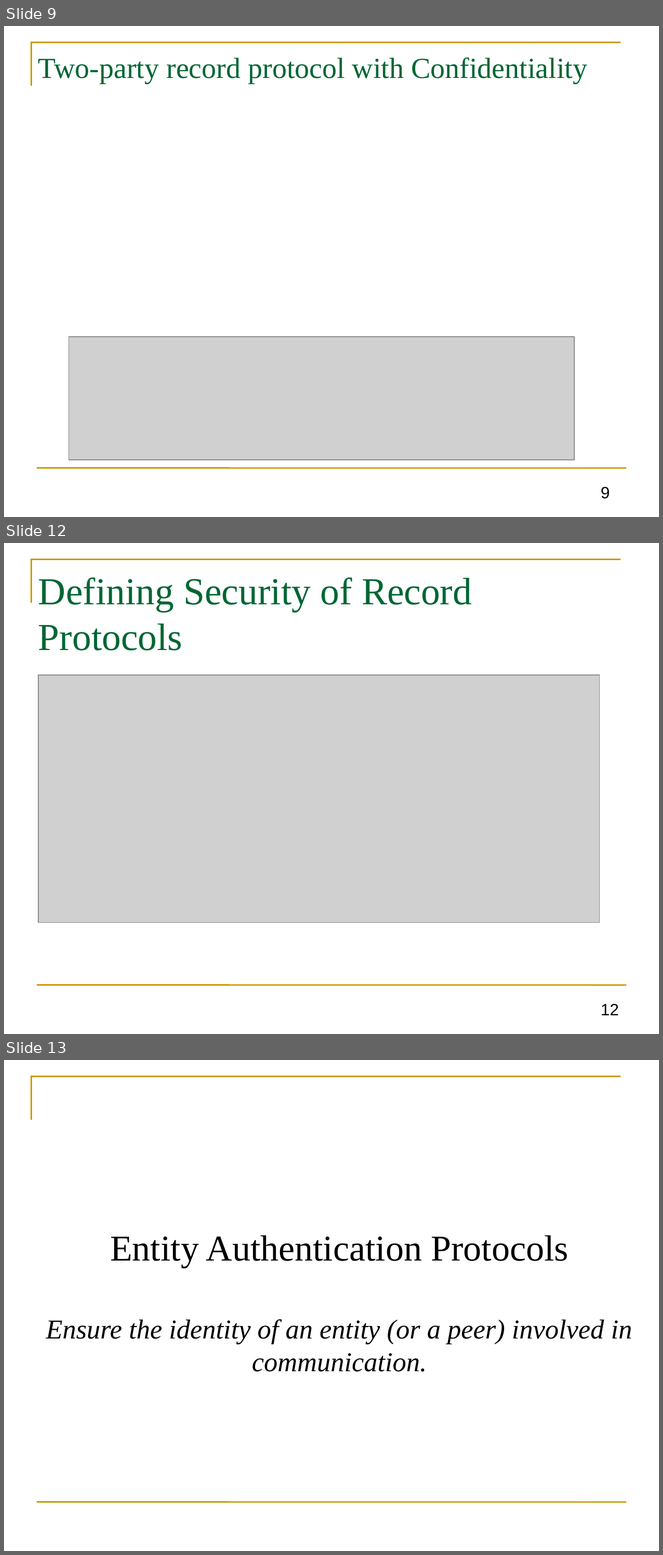
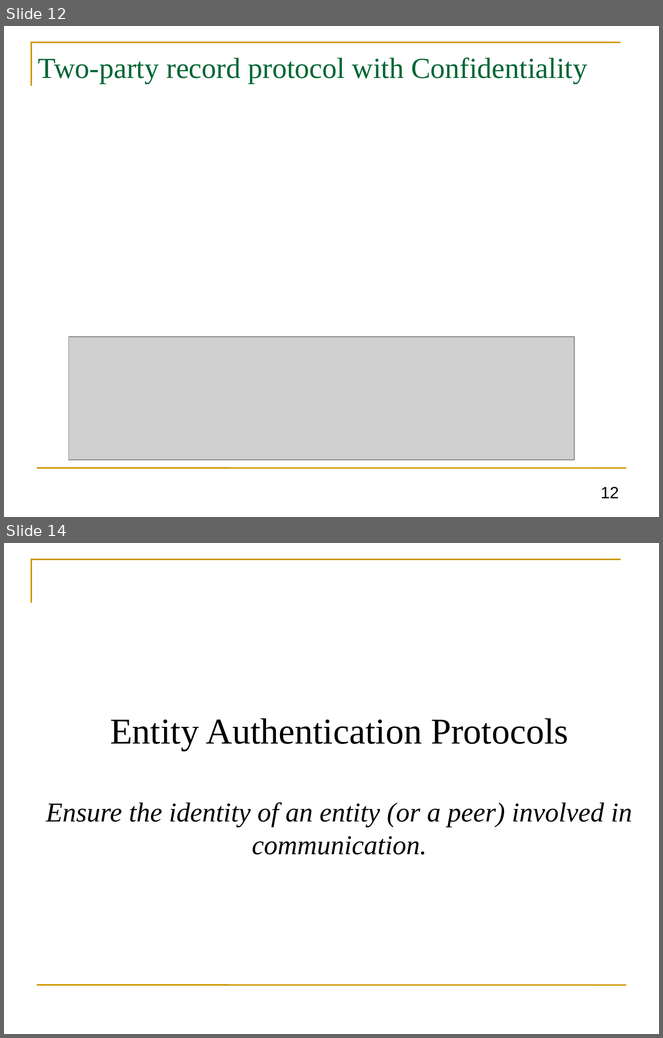
Before and after one commit to GhadaAlmashaqbeh/GhadaAlmashaqbeh.github.io, a slide deck: courses/cse3400-s2023/lecture8.pptx. Shown one above the other, each under a label of ours: slides 9, 12 and 13 before the commit, slides 12 and 14 after it; the slides between them are not shown. The pictures are 663x1555 and 663x1038 pixels, drawn with LibreOffice and Linux fonts; fonts in the diff are those of the drawing; grey boxes stand for pictures. Boxes give left, top, right and bottom in pixels: in the first picture for what was removed or moved away, otherwise in the second. Text is boxed around its words. In the diff, an @@ line names an element or a change of style, - is before the commit and + after.

```diff
--- a/courses/cse3400-s2023/lecture8.pptx
+++ b/courses/cse3400-s2023/lecture8.pptx
@@ slide 12 removed at [4, 543, 659, 1034], background #FFFFFF; not listed: 2 template elements that a slide beside it also shows @@
@@ title removed at [38, 577, 472, 651] @@
-Defining Security of Record Protocols
@@ picture removed at [38, 676, 599, 923] @@
@@ page number removed at [601, 1004, 619, 1016] @@
-12
@@ what was slide 9 is now slide 12 @@
@@ page number at [601, 487, 619, 499]: text changed @@
-9
+12
@@ what was slide 13 is now slide 14 @@
```
Also in this commit, not shown: 2 slides changed, 4 slides added, 2 other slides removed, 3 other files.
